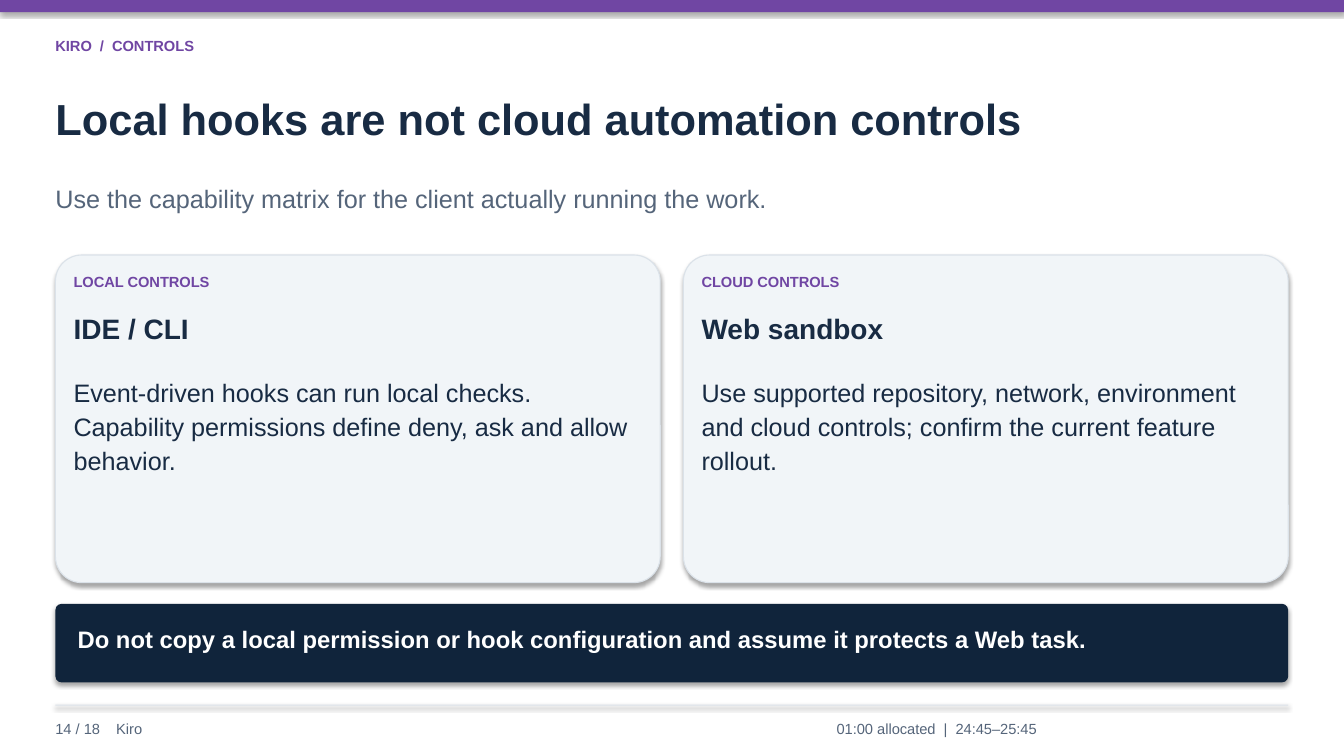
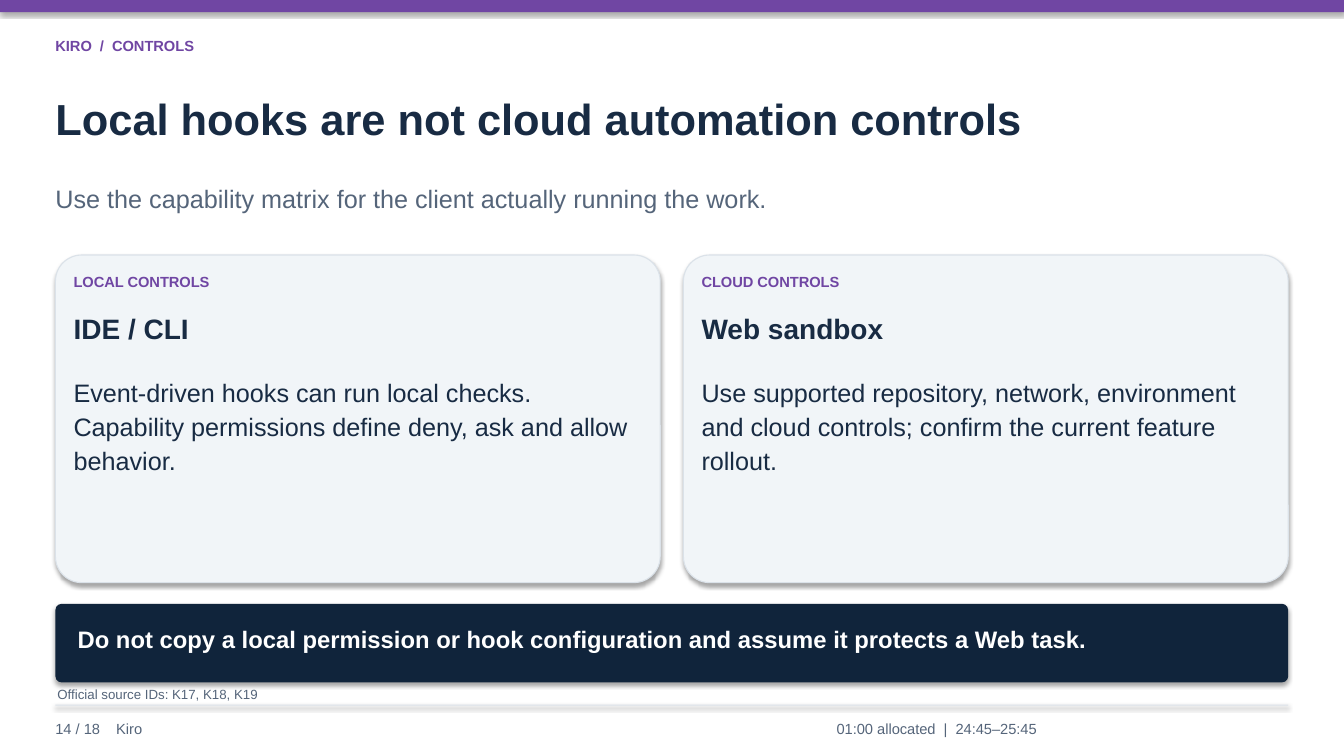
Before and after one commit to lyrel-dev/frontier-agents, a slide deck: slide 14 of presentations/kiro-presentation.pptx. Drawn at 1344x756 pixels with LibreOffice and Linux fonts; fonts in the diff are those of the drawing. Boxes give left, top, right and bottom in pixels: in the first picture for what was removed or moved away, otherwise in the second. Text is boxed around its words. In the diff, an @@ line names an element or a change of style, - is before the commit and + after.

```diff
--- a/presentations/kiro-presentation.pptx
+++ b/presentations/kiro-presentation.pptx
@@ text added at (57,689,258,701), 9.5 pt, text #55657A @@
+Official source IDs: K17, K18, K19
```
Also in this commit, not shown: 17 other slides changed, 21 slides added.
